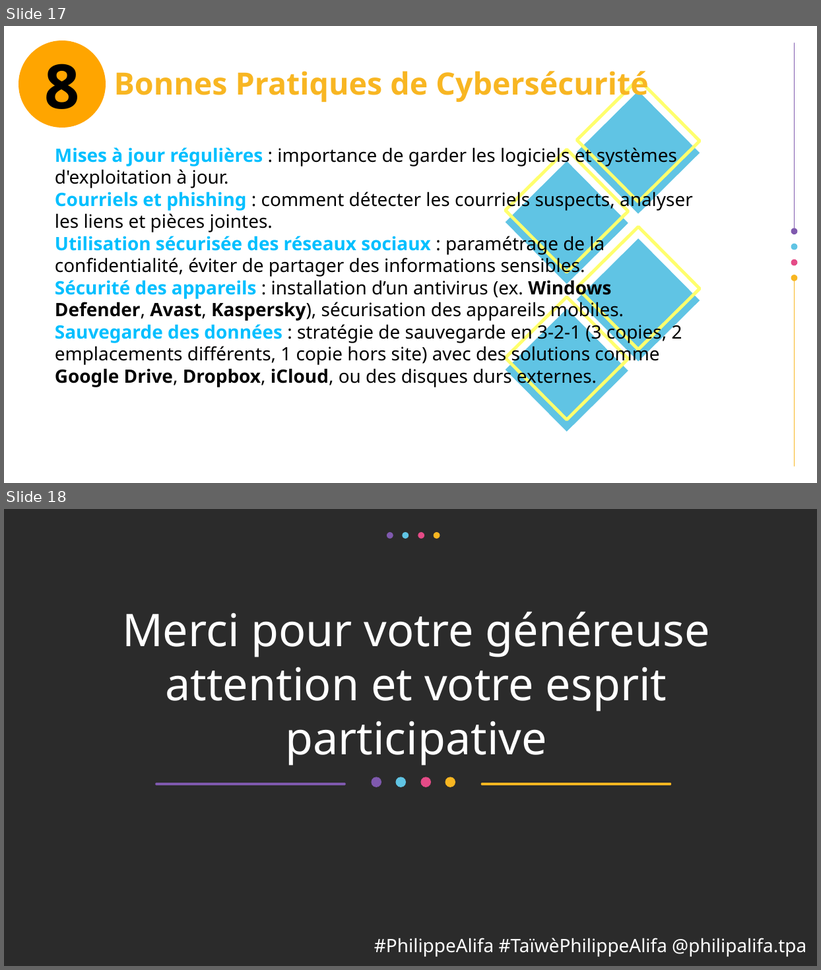
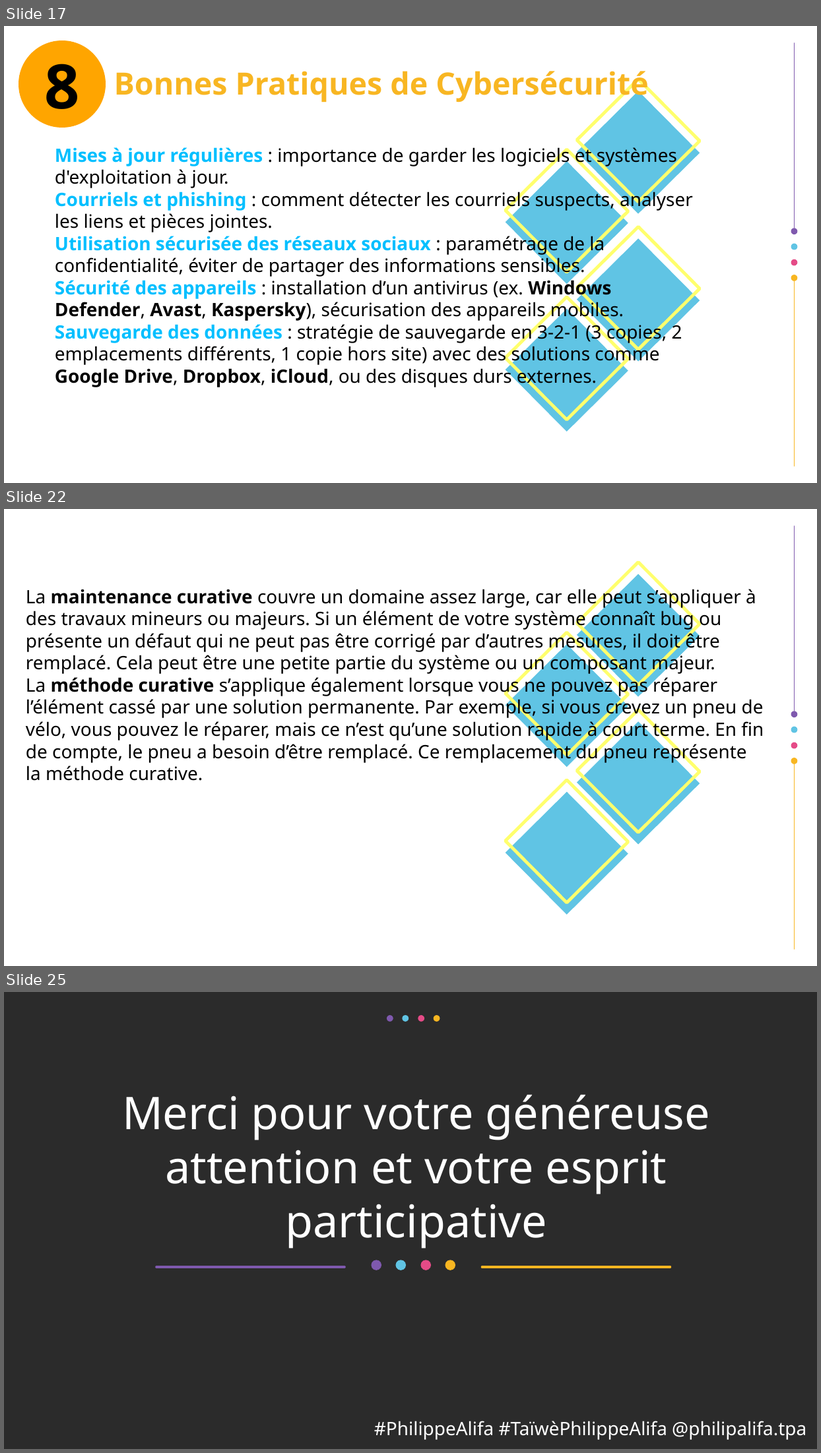
Before and after one commit to alifa-ing/monportfolio-github, a slide deck: Formation en Cybersecurite.odp. Shown one above the other, each under a label of ours: slides 17 and 18 before the commit, slides 17, 22 and 25 after it; the slides between them are not shown. The pictures are 821x970 and 821x1453 pixels, drawn with LibreOffice and Linux fonts; fonts in the diff are those of the drawing; background and template pictures are left out; a plain dark background stands for a picture behind light text. Boxes give left, top, right and bottom in pixels: in the first picture for what was removed or moved away, otherwise in the second. Text is boxed around its words. In the diff, an @@ line names an element or a change of style, - is before the commit and + after.

```diff
--- a/Formation en Cybersecurite.odp
+++ b/Formation en Cybersecurite.odp
@@ slide 22 added at (x1=4, y1=509, x2=817, y2=966), background #FFFFFF; not listed: 14 template elements that a slide beside it also shows @@
@@ text added at (x1=26, y1=586, x2=764, y2=781), 18 pt, text #000000 @@
+La maintenance curative couvre un domaine assez large, car elle peut s’appliquer à des travaux mineurs ou majeurs. Si un élément de votre système connaît bug ou présente un défaut qui ne peut pas être corrigé par d’autres mesures, il doit être remplacé. Cela peut être une petite partie du système ou un composant majeur.
+La méthode curative s’applique également lorsque vous ne pouvez pas réparer l’élément cassé par une solution permanente. Par exemple, si vous crevez un pneu de vélo, vous pouvez le réparer, mais ce n’est qu’une solution rapide à court terme. En fin de compte, le pneu a besoin d’être remplacé. Ce remplacement du pneu représente la méthode curative.
@@ what was slide 18 is now slide 25 @@
```
Also in this commit, not shown: 1 slide changed, 6 other slides added.
